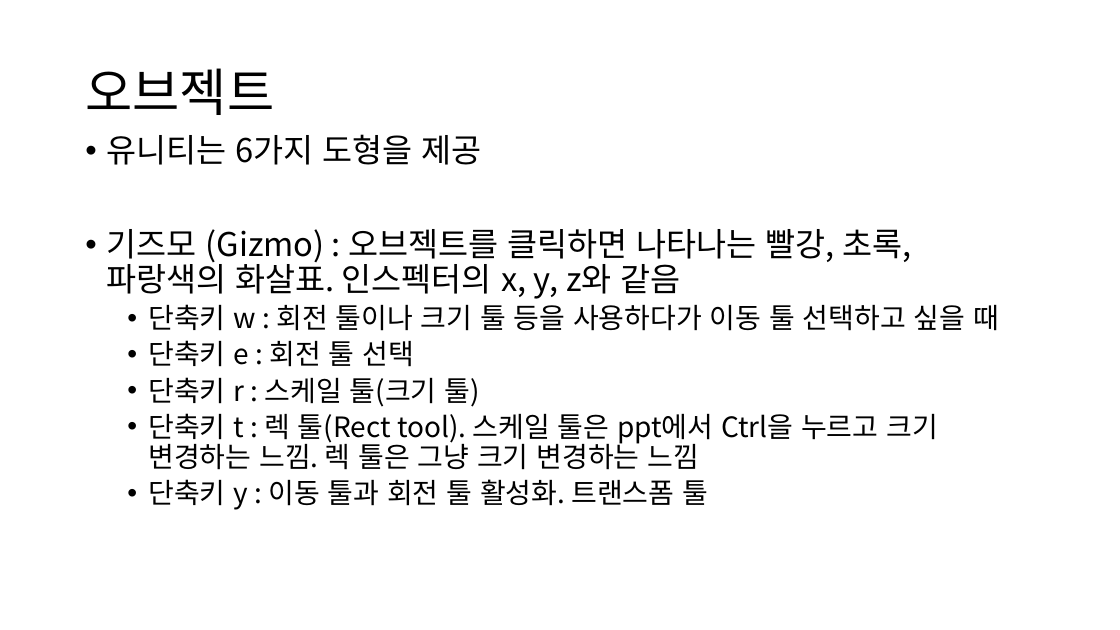
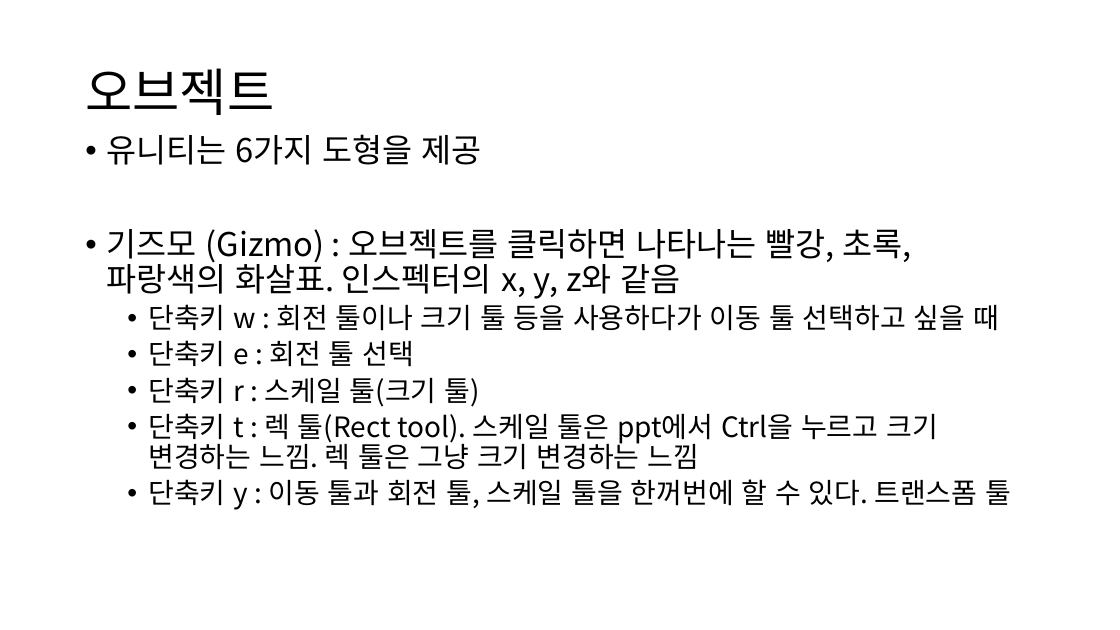
Before and after one commit to ysooj/Gihoek_2, a slide deck: slide 3 of (3.4) 유니티 설치, 뷰, 오브젝트.pptx. Drawn at 1120x630 pixels with LibreOffice and Linux fonts; fonts in the diff are those of the drawing. Boxes give left, top, right and bottom in pixels: in the first picture for what was removed or moved away, otherwise in the second. Text is boxed around its words. In the diff, an @@ line names an element or a change of style, - is before the commit and + after.

```diff
--- a/(3.4) 유니티 설치, 뷰, 오브젝트.pptx
+++ b/(3.4) 유니티 설치, 뷰, 오브젝트.pptx
@@ text at box(148, 479, 1011, 510): text changed @@
-  • 단축키 y : 이동 툴과 회전 툴 활성화. 트랜스폼 툴
+  • 단축키 y : 이동 툴과 회전 툴, 스케일 툴을 한꺼번에 할 수 있다. 트랜스폼 툴
```
Also in this commit, not shown: 1 other slide changed, 20 other files.
